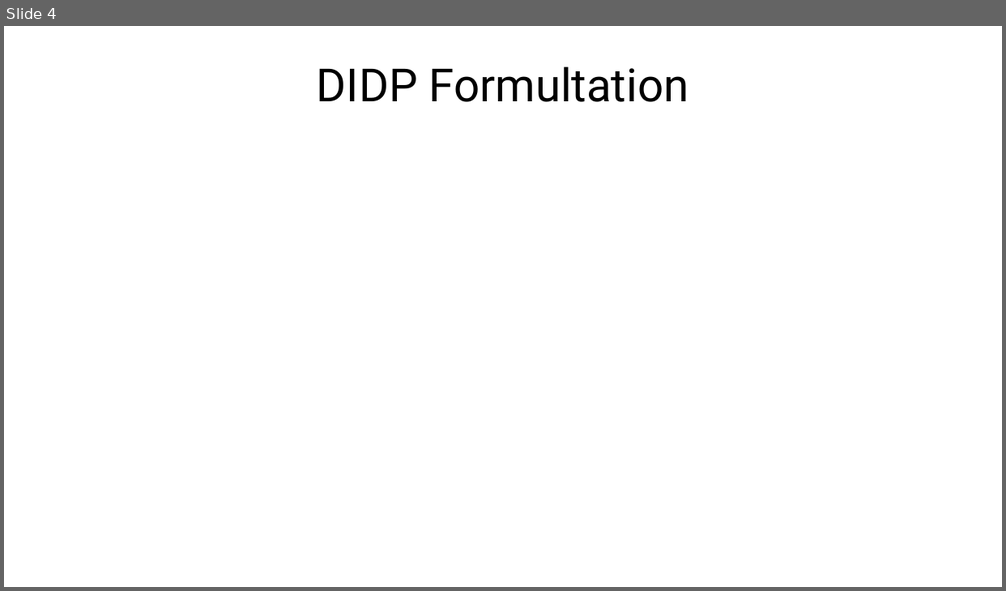
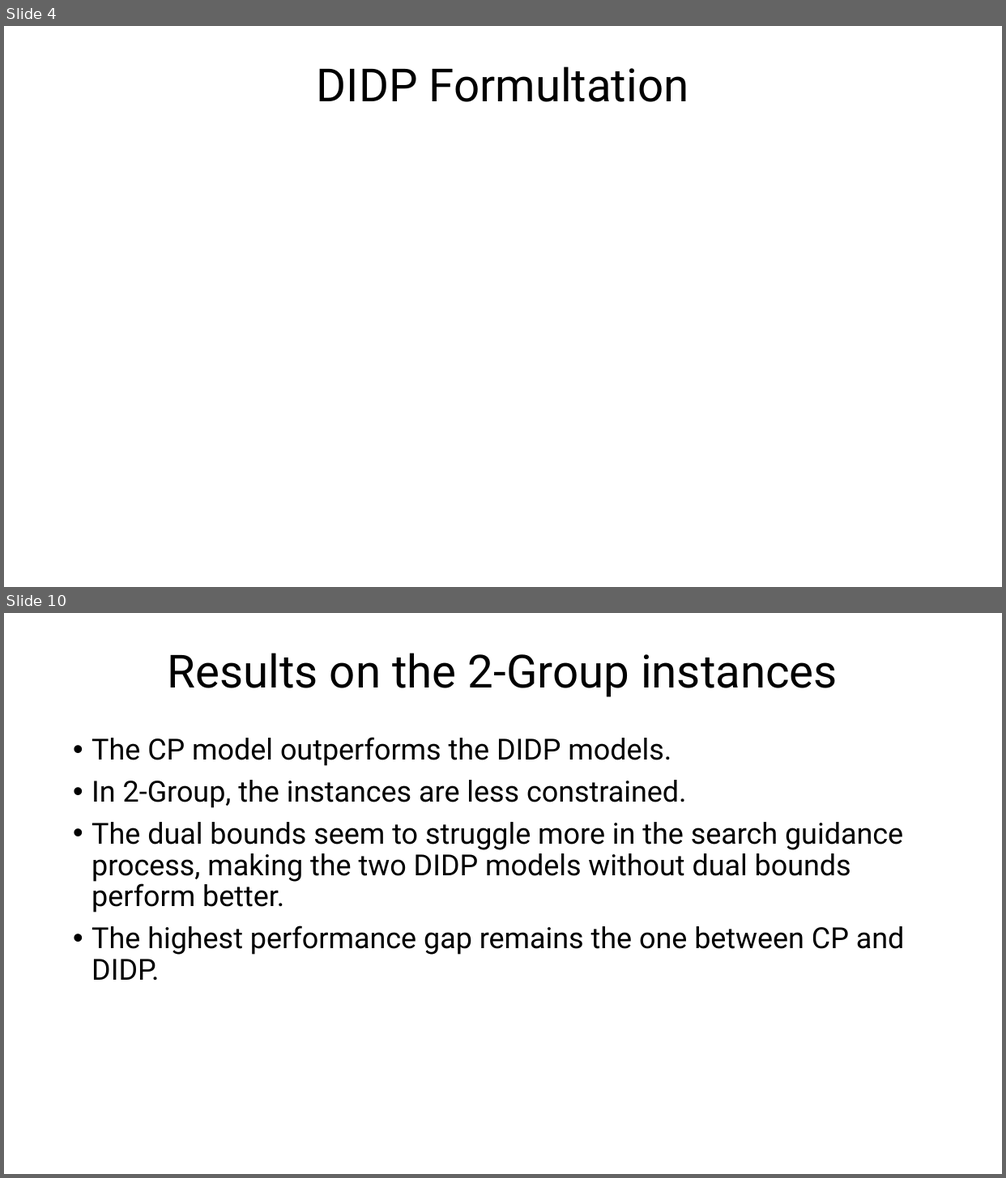
Before and after one commit to FabioGiordana/DIDP-On-Routing-Problems, a slide deck: cvrptw/CVRP-TW.pptx. Shown one above the other, each under a label of ours: slide 4 before the commit, slides 4 and 10 after it; the slides between them are not shown. The pictures are 1006x591 and 1006x1178 pixels, drawn with LibreOffice and Linux fonts; fonts in the diff are those of the drawing; grey boxes stand for pictures. Boxes give left, top, right and bottom in pixels: in the first picture for what was removed or moved away, otherwise in the second. Text is boxed around its words. In the diff, an @@ line names an element or a change of style, - is before the commit and + after.

```diff
--- a/cvrptw/CVRP-TW.pptx
+++ b/cvrptw/CVRP-TW.pptx
@@ slide 10 added at box(4, 613, 1002, 1174), background #FFFFFF @@
@@ title added at box(168, 653, 837, 697), 44 pt, text #000000 @@
+Results on the 2-Group instances
@@ text added at box(91, 737, 905, 981), 28 pt, text #000000 @@
+• The CP model outperforms the DIDP models.
+• In 2-Group, the instances are less constrained.
+• The dual bounds seem to struggle more in the search guidance process, making the two DIDP models without dual bounds perform better.
+• The highest performance gap remains the one between CP and DIDP.
```
Also in this commit, not shown: 2 slides changed, 11 other slides added, 39 other files.
